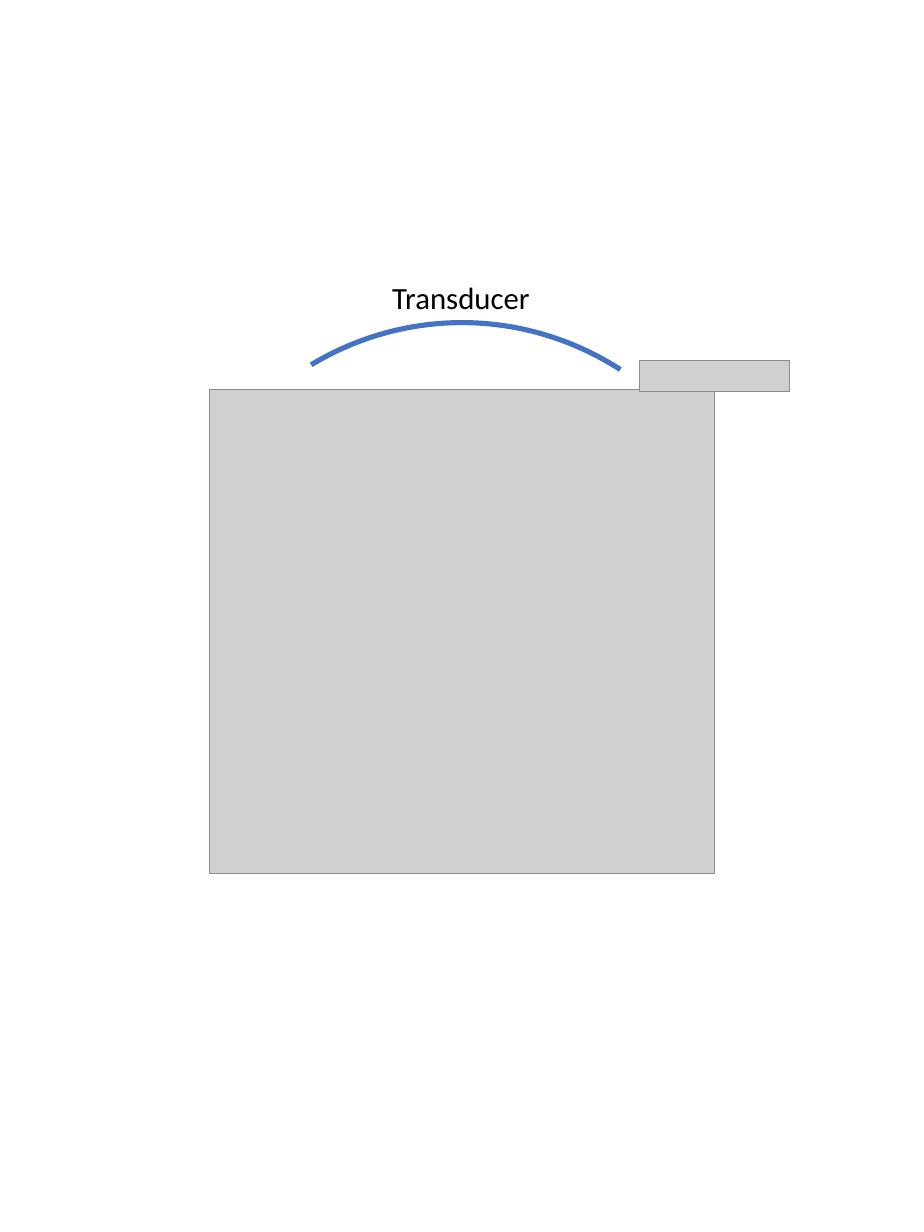
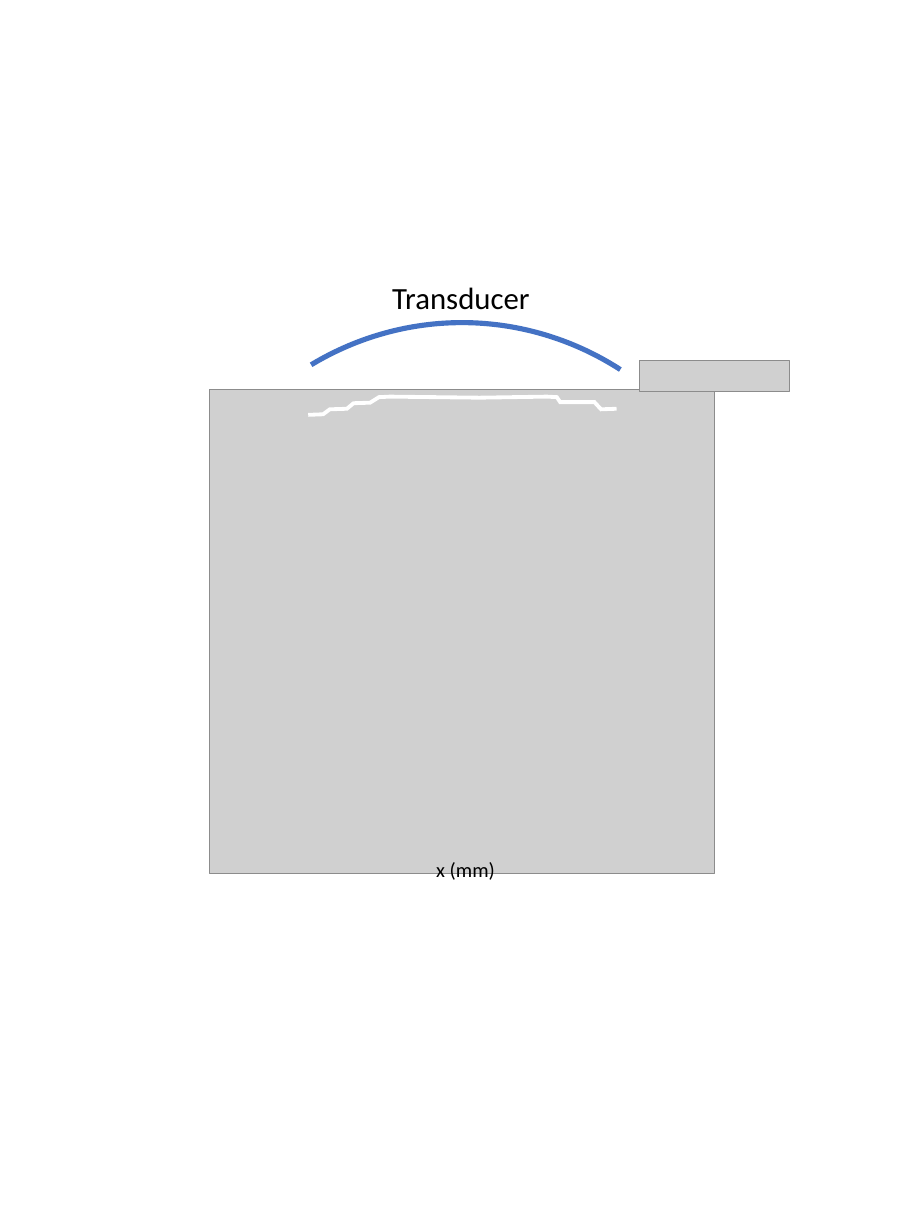
Before and after one commit to ProteusMRIgHIFU/BabelBrain, a slide deck: slide 3 of docs/IntroSlide.pptx. Drawn at 924x1232 pixels with LibreOffice and Linux fonts; fonts in the diff are those of the drawing; grey boxes stand for pictures. Boxes give left, top, right and bottom in pixels: in the first picture for what was removed or moved away, otherwise in the second. Text is boxed around its words. In the diff, an @@ line names an element or a change of style, - is before the commit and + after.

```diff
--- a/docs/IntroSlide.pptx
+++ b/docs/IntroSlide.pptx
@@ freeform shape added at <box>308,397,616,415</box>, outline #FFFFFF 2.25 pt @@
@@ text added at <box>436,862,495,883</box>, 12 pt, text #000000 @@
+x (mm)
```
